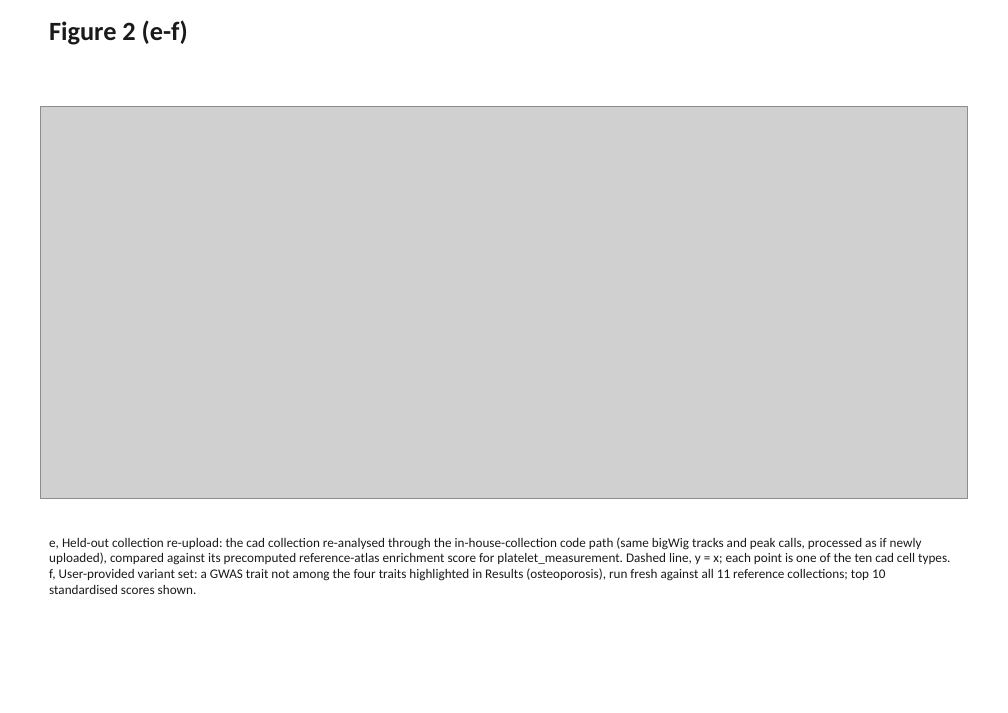
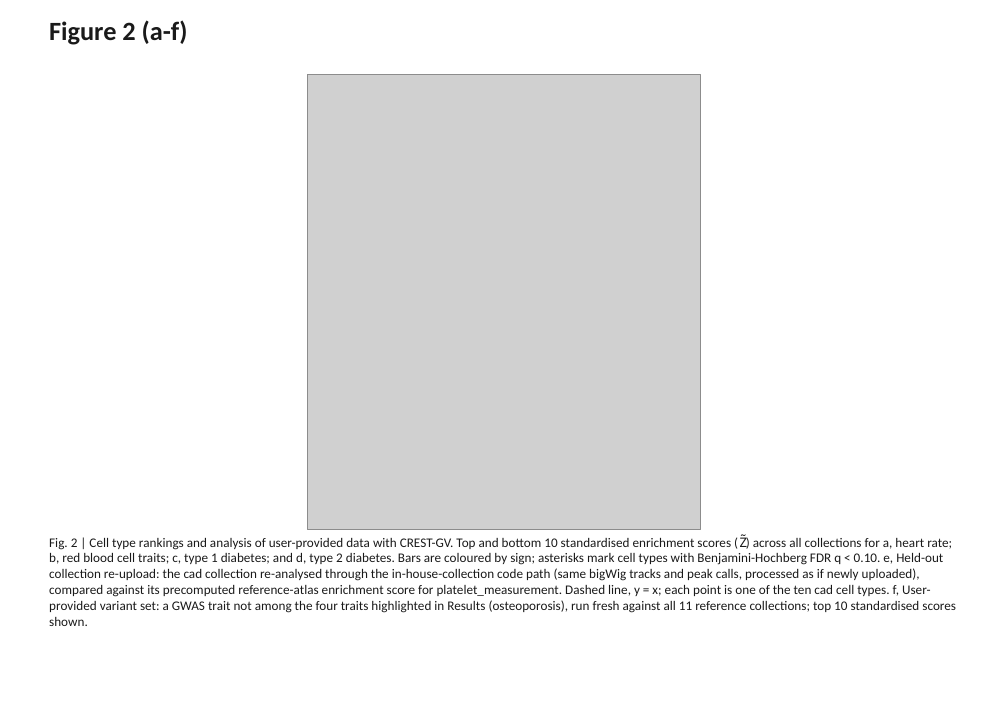
Before and after one commit to Genome-Function-Initiative-Oxford/CREST-GV, a slide deck: slide 3 of paper_analysis/figures/CREST-GV_main_figures.pptx (slide 5 before the commit). Drawn at 1008x713 pixels with LibreOffice and Linux fonts; fonts in the diff are those of the drawing; grey boxes stand for pictures. Boxes give left, top, right and bottom in pixels: in the first picture for what was removed or moved away, otherwise in the second. Text is boxed around its words. In the diff, an @@ line names an element or a change of style, - is before the commit and + after.

Commit message:
Composite Fig. 1a-d and Fig. 2a-f onto single images per Simone's request
Each merged figure's lettered panels now sit together on one page/image
instead of being spread across separate files just labelled as parts of
the same figure. compose_figures.py builds Fig1_abcd_composite (a:
placeholder box, b: web app screenshot placeholder, c-d: standardisation
boxplots) and Fig2_abcdef_composite (a-d: per-trait rankings, e-f: upload
examples). Fig. 1e (the cross-trait heatmap) stays on its own page --
its tall, many-row layout doesn't composite cleanly alongside a-d -- and
now has its own 'e' panel label baked into the plot title.

Updated build_figures_pptx.py and README.md to match.

```diff
--- a/paper_analysis/figures/CREST-GV_main_figures.pptx
+++ b/paper_analysis/figures/CREST-GV_main_figures.pptx
@@ text at (49, 20, 188, 45): text changed @@
-Figure 2 (e-f)
+Figure 2 (a-f)
@@ picture added at (308, 75, 701, 530) @@
@@ picture removed at (41, 106, 967, 498) @@
@@ text at (49, 534, 956, 626): text changed @@
-e, Held-out collection re-upload: the cad collection re-analysed through the in-house-collection code path (same bigWig tracks and peak calls, processed as if newly uploaded), compared against its precomputed reference-atlas enrichment score for platelet_measurement. Dashed line, y = x; each point is one of the ten cad cell types. f, User-provided variant set: a GWAS trait not among the four traits highlighted in Results (osteoporosis), run fresh against all 11 reference collections; top 10 standardised scores shown.
+Fig. 2 | Cell type rankings and analysis of user-provided data with CREST-GV. Top and bottom 10 standardised enrichment scores (Z̃) across all collections for a, heart rate; b, red blood cell traits; c, type 1 diabetes; and d, type 2 diabetes. Bars are coloured by sign; asterisks mark cell types with Benjamini-Hochberg FDR q < 0.10. e, Held-out collection re-upload: the cad collection re-analysed through the in-house-collection code path (same bigWig tracks and peak calls, processed as if newly uploaded), compared against its precomputed reference-atlas enrichment score for platelet_measurement. Dashed line, y = x; each point is one of the ten cad cell types. f, User-provided variant set: a GWAS trait not among the four traits highlighted in Results (osteoporosis), run fresh against all 11 reference collections; top 10 standardised scores shown.
```
Also in this commit, not shown: 1 other slide changed, 2 slides removed, 10 other files.
